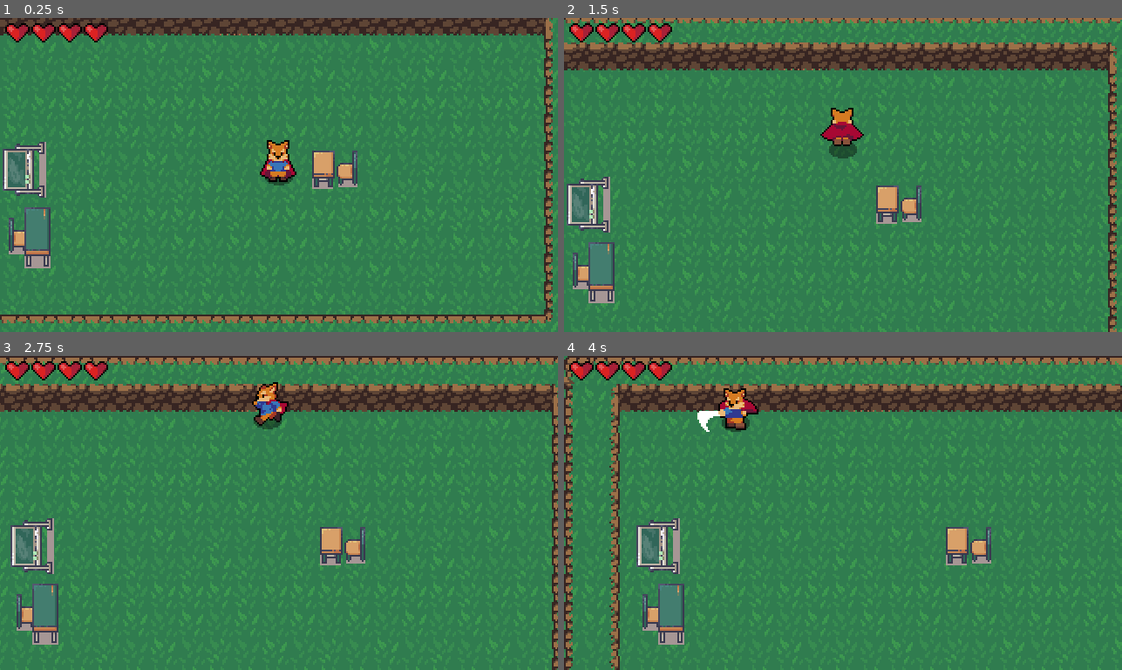
Above: before the commit, frames 1-4 (two rows, left to right).
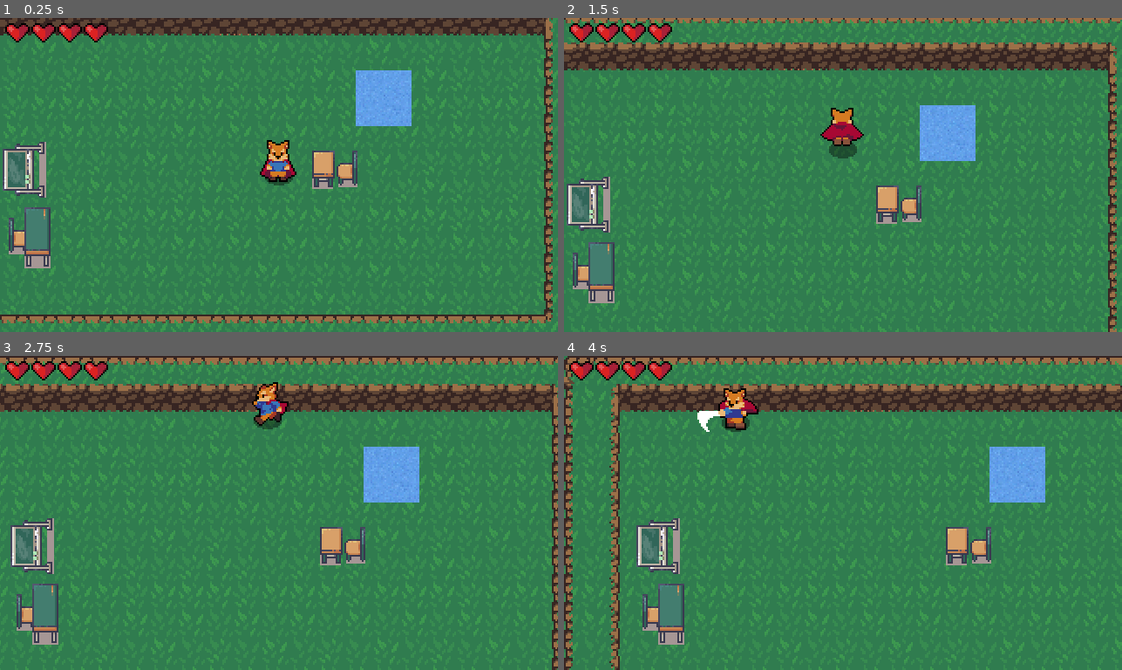
Above: after the commit, the same moments.

Repository: theczechr/zachran-purkiadu
Game: Godot game, scene res://Level_0.tscn
Two runs of this game, one before a commit and one after it. Both use one fixed random seed, a clock stepped at 60 frames per second and the inputs below. Before the commit the project starts from res://World.tscn.
Inputs:
- Up to frame 1 (0.25 s): no input
- Up to frame 2 (1.5 s): tap Enter at 0.5 s; hold Up (ui_up) from 0.53 s (still down); tap J (attack) at 0.6 s; tap K (roll) at 1.35 s
- Up to frame 3 (2.75 s): release Up (ui_up) at 2.03 s; hold Left (ui_left) from 2.03 s (still down); tap J (attack) at 2.1 s
- Up to frame 4 (4 s): tap K (roll) at 2.85 s; release Left (ui_left) at 3.53 s; hold Down (ui_down) from 3.53 s (still down); tap J (attack) at 3.6 s

The runs differ from the first frame. In frame 1, 1.8% of the frame differs, in the area x 63-74%, y 16-35%; in frame 2, 1.8%; in frame 3, 1.8%; in frame 4, 1.8%.

Commit message:
Added a base level
Other levels will derive from it

Diff:
--- /dev/null
+++ b/Action RPG/Door.gd
@@ -0,0 +1,10 @@
+extends CollisionShape2D
+
+export (String, FILE) var NEXT_LEVEL : String = ""
+
+
+
+func _on_Door_body_entered(body):
+	print(get_tree().change_scene("res://Level_" + str(int(get_tree().current_scene.name) + 1) + ".tscn"))
+	if body.is_in_group("Player") and NEXT_LEVEL != "":
+		get_tree().change_scene("res://Level_" + str(int(get_tree().current_scene.name) + 1) + ".tscn")
--- a/Action RPG/World.tscn
+++ b/Action RPG/Level_0.tscn
@@ -1,18 +1,19 @@
-[gd_scene load_steps=59 format=2]
-
-[ext_resource path="res://graphics/school/lavice.png" type="Texture" id=1]
-[ext_resource path="res://Player/Player.tscn" type="PackedScene" id=2]
+[gd_scene load_steps=60 format=2]
+
+[ext_resource path="res://door.tscn" type="PackedScene" id=1]
+[ext_resource path="res://graphics/school/ucitelska_lavice.png" type="Texture" id=2]
 [ext_resource path="res://World/GrassBackground.png" type="Texture" id=3]
-[ext_resource path="res://World/DirtTileset.png" type="Texture" id=4]
-[ext_resource path="res://World/CliffTileset.png" type="Texture" id=5]
-[ext_resource path="res://graphics/school/ucitelska_lavice.png" type="Texture" id=6]
-[ext_resource path="res://graphics/school/tabule.png" type="Texture" id=7]
-[ext_resource path="res://UI/HealthUI.tscn" type="PackedScene" id=8]
-[ext_resource path="res://Camera2D.tscn" type="PackedScene" id=10]
+[ext_resource path="res://World/CliffTileset.png" type="Texture" id=4]
+[ext_resource path="res://graphics/school/tabule.png" type="Texture" id=5]
+[ext_resource path="res://World/DirtTileset.png" type="Texture" id=6]
+[ext_resource path="res://Camera2D.tscn" type="PackedScene" id=8]
+[ext_resource path="res://UI/HealthUI.tscn" type="PackedScene" id=9]
+[ext_resource path="res://Player/Player.tscn" type="PackedScene" id=10]
+[ext_resource path="res://graphics/school/lavice.png" type="Texture" id=11]
 
 [sub_resource type="TileSet" id=1]
 0/name = "DirtTileset.png 0"
-0/texture = ExtResource( 4 )
+0/texture = ExtResource( 6 )
 0/tex_offset = Vector2( 0, 0 )
 0/modulate = Color( 1, 1, 1, 1 )
 0/region = Rect2( 0, 0, 176, 80 )
@@ -541,15 +542,18 @@
 
 [node name="Lavice" type="Sprite" parent="."]
 position = Vector2( 200, 77 )
-texture = ExtResource( 1 )
+texture = ExtResource( 11 )
 
 [node name="Tabule" type="Sprite" parent="."]
 position = Vector2( 22, 77 )
 rotation = -1.5708
-texture = ExtResource( 7 )
+texture = ExtResource( 5 )
 
 [node name="UcitelskaLavice" type="Sprite" parent="."]
 position = Vector2( 25, 116 )
-texture = ExtResource( 6 )
+texture = ExtResource( 2 )
+
+[node name="Door" parent="." instance=ExtResource( 1 )]
+position = Vector2( 228, 36 )
 
 [editable path="Camera2D"]
--- /dev/null
+++ b/Action RPG/Level_1.tscn
@@ -0,0 +1,11 @@
+[gd_scene load_steps=3 format=2]
+
+[ext_resource path="res://Level_0.tscn" type="PackedScene" id=1]
+[ext_resource path="res://Enemies/Bat.tscn" type="PackedScene" id=2]
+
+[node name="World" instance=ExtResource( 1 )]
+
+[node name="Bat" parent="Door" index="2" instance=ExtResource( 2 )]
+position = Vector2( -187, 4 )
+
+[editable path="Camera2D"]
--- /dev/null
+++ b/Action RPG/Next_level.gd
@@ -0,0 +1,7 @@
+extends Sprite
+
+
+func _on_Hitbox_area_entered(area: Area2D) -> void:
+	if area.is_in_group("Player"):
+		print(get_tree().change_scene("res://Enemies/Level_" + str(int(get_tree().current_scene.name) + 1) + ".tscn"))
+		get_tree().change_scene("res://Enemies/Level_" + str(int(get_tree().current_scene.name) + 1) + ".tscn")
--- a/Action RPG/Player/Player.tscn
+++ b/Action RPG/Player/Player.tscn
@@ -761,7 +761,7 @@
 "values": [ false ]
 }
 
-[node name="Player" type="KinematicBody2D"]
+[node name="Player" type="KinematicBody2D" groups=["Player"]]
 collision_layer = 2
 script = ExtResource( 2 )
 
--- /dev/null
+++ b/Action RPG/door.tscn
@@ -0,0 +1,18 @@
+[gd_scene load_steps=4 format=2]
+
+[ext_resource path="res://test1.png" type="Texture" id=1]
+[ext_resource path="res://Door.gd" type="Script" id=2]
+
+[sub_resource type="RectangleShape2D" id=1]
+extents = Vector2( 16, 16 )
+
+[node name="Door" type="Area2D"]
+
+[node name="Sprite" type="Sprite" parent="."]
+texture = ExtResource( 1 )
+
+[node name="CollisionShape2D" type="CollisionShape2D" parent="."]
+shape = SubResource( 1 )
+script = ExtResource( 2 )
+
+[connection signal="body_entered" from="." to="CollisionShape2D" method="_on_Door_body_entered"]
--- a/Action RPG/project.godot
+++ b/Action RPG/project.godot
@@ -15,7 +15,7 @@
 [application]
 
 config/name="Action RPG"
-run/main_scene="res://World.tscn"
+run/main_scene="res://Level_0.tscn"
 config/icon="res://icon.png"
 
 [autoload]
Not shown: 4 places in Action RPG/Level_0.tscn that only renumber resources
Not shown: 1 places in Action RPG/Player/Player.tscn that only renumber resources
Binary file added: Action RPG/graphics/Hua9.png
Not shown, added: Action RPG/graphics/Hua9.png.import
